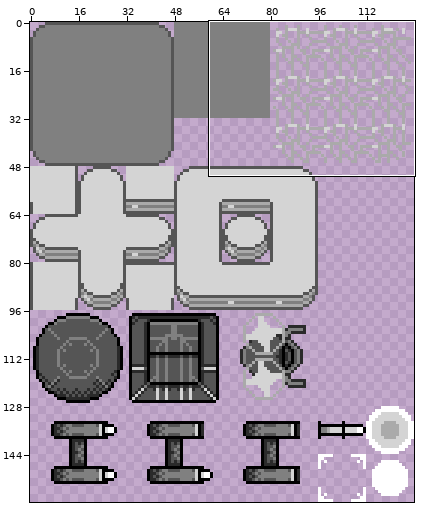
Pixel-art file, stored at resource/image/tileset.ase. Above: a wide view before the commit, with the close-up outlined.
Close-up. As it was:
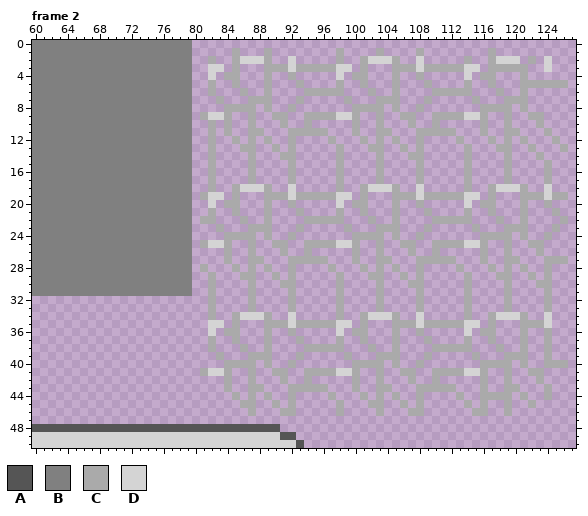
128x160 pixels, 8 frames. Shown: frame 2: x 60..127, y 0..50. The commit also changed other frames or places, which this record leaves out.
Visible layers, top first: "animation", "base".
Palette (. is transparent): A #555555  B #808080  C #aaaaaa  D #d4d4d4
Pixels before, frame 2 (only the part around the change), first column x 60:
 0 BBBBBBBBBBBBBBBBBBBB................................................
 1 BBBBBBBBBBBBBBBBBBBB.....C...C........C....C....C........C..........
 2 BBBBBBBBBBBBBBBBBBBB..C..CDDDC..D.....C..CDDDC..D.....C..CDDD.C.D...
 3 BBBBBBBBBBBBBBBBBBBB..DD.C...CCCDCCCCCDD.C...CCCDCCCCCDD.CCCCC..D...
 4 BBBBBBBBBBBBBBBBBBBB..D.CC...C..C.....D.CC...C..C.....D.CC...C......
 5 BBBBBBBBBBBBBBBBBBBB..C..C...C...C....C..C...C...C....C..C...CCCCCC.
 6 BBBBBBBBBBBBBBBBBBBB..C...C..C....CCCCC...C..C....CCCCC...C..C......
 7 BBBBBBBBBBBBBBBBBBBB...C...CCC...C.....C...CCC...C.....C...CCC......
 8 BBBBBBBBBBBBBBBBBBBB....CCCC.C..C.......CCCC.C..C.......CCCC.C......
 9 BBBBBBBBBBBBBBBBBBBB.CDDC..C..CC..CCCCDDC..C..CC..CCCCDDC..C..CC....
10 BBBBBBBBBBBBBBBBBBBB..C.C..C...C..C.....C..C...C..C.....C..C...C....
11 BBBBBBBBBBBBBBBBBBBB..C.C..CC...CCCCC...C..CC...CCCCC...C..CC...C...
12 BBBBBBBBBBBBBBBBBBBB..C..C.C.C..C....C...C.C.C..C....C...C.C.C...C..
13 BBBBBBBBBBBBBBBBBBBB..C...CC..C.C.....C...CC..C.C.....C...CC..C...C.
14 BBBBBBBBBBBBBBBBBBBB..C....C...CC.....C....C...CC.....C....C...C....
15 BBBBBBBBBBBBBBBBBBBB..C....C....C.....C....C....C.....C....C....C...
16 BBBBBBBBBBBBBBBBBBBB..C....C....C.....C....C....C.....C....C....C...
17 BBBBBBBBBBBBBBBBBBBB..C....C....C.....C....C....C.....C....C....C...
18 BBBBBBBBBBBBBBBBBBBB..C..CDDDC..D.....C..CDDDC..D.....C..CDDDC..D...
19 BBBBBBBBBBBBBBBBBBBB.CDD.C...CCCDCCCCCDD.C...CCCDCCCCCDD.C...CCCDCC.
20 BBBBBBBBBBBBBBBBBBBB..D.CC...C..C.....D.CC...C..C.....D.CC...C..C...
21 BBBBBBBBBBBBBBBBBBBB..C..C...C...C....C..C...C...C....C..C...C...C..
22 BBBBBBBBBBBBBBBBBBBB.CC...C..C....CCCCC...C..C....CCCCC...C..C....C.
23 BBBBBBBBBBBBBBBBBBBB...C...CCC...C.....C...CCC...C.....C...CCC...C..
24 BBBBBBBBBBBBBBBBBBBB....CCCC.C..C.......CCCC.C..C.......CCCC.C..C...
25 BBBBBBBBBBBBBBBBBBBB.CDDC..C..CC..CCCCDDC..C..CC..CCCCDDC..C..CC....
26 BBBBBBBBBBBBBBBBBBBB....C..C...C..C.....C..C...C..C.....C..C...C....
27 BBBBBBBBBBBBBBBBBBBB....C..CC...CCCCC...C..CC...CCCCC...C..CC...CCC.
28 BBBBBBBBBBBBBBBBBBBB.C...C.C.C..C....C...C.C.C..C....C...C.C.C..C...
29 BBBBBBBBBBBBBBBBBBBB..C...CC..C.C.....C...CC..C.C.....C...CC..C.C...
30 BBBBBBBBBBBBBBBBBBBB..C....C...CC.....C....C...CC.....C....C...CC...
31 BBBBBBBBBBBBBBBBBBBB..C....C....C.....C....C....C.....C....C....C...
32 ......................C....C....C.....C....C....C.....C....C....C...
33 ......................C....C....C.....C....C....C.....C....C....C...
34 ......................C..CDDDC..D.....C..CDDDC..D.....C..CDDDC..D...
35 ......................DD.C...CCCDCCCCCDD.C...CCCDCCCCCDD.C...CCCD...
36 ......................D.CC...C..C.....D.CC...C..C.....D.CC...C..C...
37 ......................C..C...C...C....C..C...C...C....C..C...C..C...
38 ......................C...C..C....CCCCC...C..C....CCCCC...C..C..C...
39 .......................C...CCC...C.....C...CCC...C.....C...CCC..C...
40 ........................CCCC.C..C.......CCCC.C..C.......CCCC.C..CCC.
41 .....................CDDC..C..CC..CCCCDDC..C..CC..CCCCDDC..C..CC....
42 ........................C..C...C..C.....C..C...C..C.....C..C...C....
43 ........................C..CC...CCCCC...C..CC...CCCCC...C..CC...C...
44 .........................C.C.C..C....C...C.C.C..C....C..CCCC.C..C...
45 ..........................CC..C.C.....C...CC..C.C.....C.C..C..C.....
46 ...........................C...CC.....C....C...CC......CC..C........
47 ....................................................................
48 AAAAAAAAAAAAAAAAAAAAAAAAAAAAAAA.....................................
49 DDDDDDDDDDDDDDDDDDDDDDDDDDDDDDDAA...................................
50 DDDDDDDDDDDDDDDDDDDDDDDDDDDDDDDDDA..................................
Once edited:
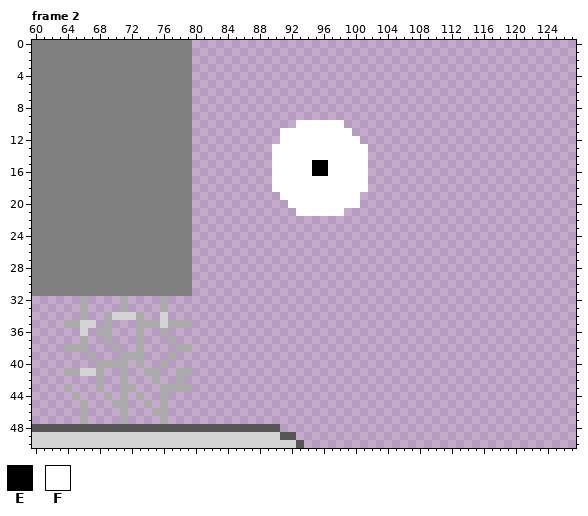
Colours new in this view: E #000000  F #ffffff
Changes in this commit:
Changed rows in their new state; - is an unchanged pixel.
Frame 2, layers "animation", "base":
first column x 64:
 1 ---------------------.---.--------.----.----.--------.---------
 2 ------------------.--.....--.-----.--.....--.-----.--....-.-.--
 3 ------------------..-.---...........-.---...........-.....--.--
 4 ------------------.-..---.--.-----.-..---.--.-----.-..---.-----
 5 ------------------.--.---.---.----.--.---.---.----.--.---......
 6 ------------------.---.--.----.....---.--.----.....---.--.-----
 7 -------------------.---...---.-----.---...---.-----.---...-----
 8 --------------------....-.--.-------....-.--.-------....-.-----
 9 -----------------....--.--..--.......--.--..--.......--.--..---
10 ------------------.-.--.---.-FFFFFF-.--.---.--.-----.--.---.---
11 ------------------.-.--..--FFFFFFFFF.--..---.....---.--..---.--
12 ------------------.--.-.-.-FFFFFFFFFF.-.-.--.----.---.-.-.---.-
13 ------------------.---..--FFFFFFFFFFFF..--.-.-----.---..--.---.
14 ------------------.----.--FFFFFFFFFFFF-.---..-----.----.---.---
15 ------------------.----.--FFFFFEEFFFFF-.----.-----.----.----.--
16 ------------------.----.--FFFFFEEFFFFF-.----.-----.----.----.--
17 ------------------.----.--FFFFFFFFFFFF-.----.-----.----.----.--
18 ------------------.--.....FFFFFFFFFFFF....--.-----.--.....--.--
19 -----------------...-.---..FFFFFFFFFF.---...........-.---......
20 ------------------.-..---.--FFFFFFFFF.---.--.-----.-..---.--.--
21 ------------------.--.---.---FFFFFF--.---.---.----.--.---.---.-
22 -----------------..---.--.----.....---.--.----.....---.--.----.
23 -------------------.---...---.-----.---...---.-----.---...---.-
24 --------------------....-.--.-------....-.--.-------....-.--.--
25 -----------------....--.--..--.......--.--..--.......--.--..---
26 --------------------.--.---.--.-----.--.---.--.-----.--.---.---
27 --------------------.--..---.....---.--..---.....---.--..---...
28 -----------------.---.-.-.--.----.---.-.-.--.----.---.-.-.--.--
29 ------------------.---..--.-.-----.---..--.-.-----.---..--.-.--
30 ------------------.----.---..-----.----.---..-----.----.---..--
31 ------------------.----.----.-----.----.----.-----.----.----.--
32 --C----C----C-----.----.----.-----.----.----.-----.----.----.--
33 --C----C----C-----.----.----.-----.----.----.-----.----.----.--
34 --C--CDDDC--D-----.--.....--.-----.--.....--.-----.--.....--.--
35 CCDD-C---CCCDCCC--..-.---...........-.---...........-.---....--
36 --D-CC---C--C-----.-..---.--.-----.-..---.--.-----.-..---.--.--
37 --C--C---C---C----.--.---.---.----.--.---.---.----.--.---.--.--
38 CCC---C--C----CC--.---.--.----.....---.--.----.....---.--.--.--
39 ---C---CCC---C-----.---...---.-----.---...---.-----.---...--.--
40 ----CCCC-C--C-------....-.--.-------....-.--.-------....-.--...
41 CCDDC--C--CC--CC-....--.--..--.......--.--..--.......--.--..---
42 ----C--C---C--C-----.--.---.--.-----.--.---.--.-----.--.---.---
43 C---C--CC---CCCC----.--..---.....---.--..---.....---.--..---.--
44 -C---C-C-C--C--------.-.-.--.----.---.-.-.--.----.--....-.--.--
45 --C---CC--C-C---------..--.-.-----.---..--.-.-----.-.--.--.----
46 --C----C---CC----------.---..-----.----.---..------..--.-------
47 --C----C----C--------------------------------------------------
Boxes around the changes in both close-ups, in picture pixels (x1, y1, x2, y2):
changed: (64, 48, 568, 424)
